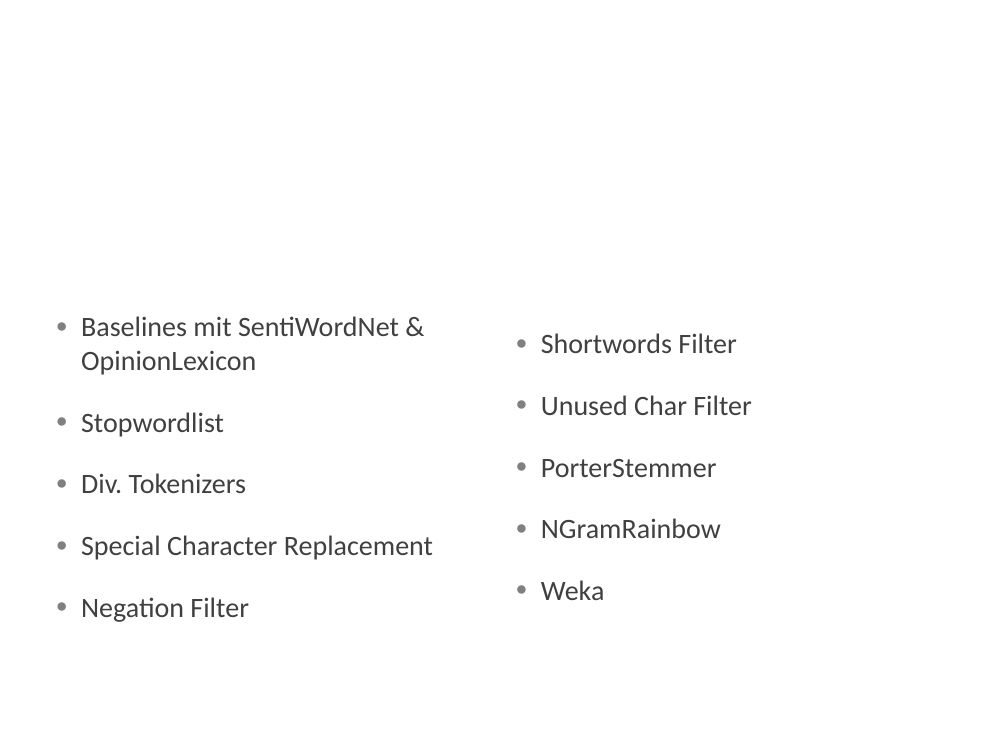
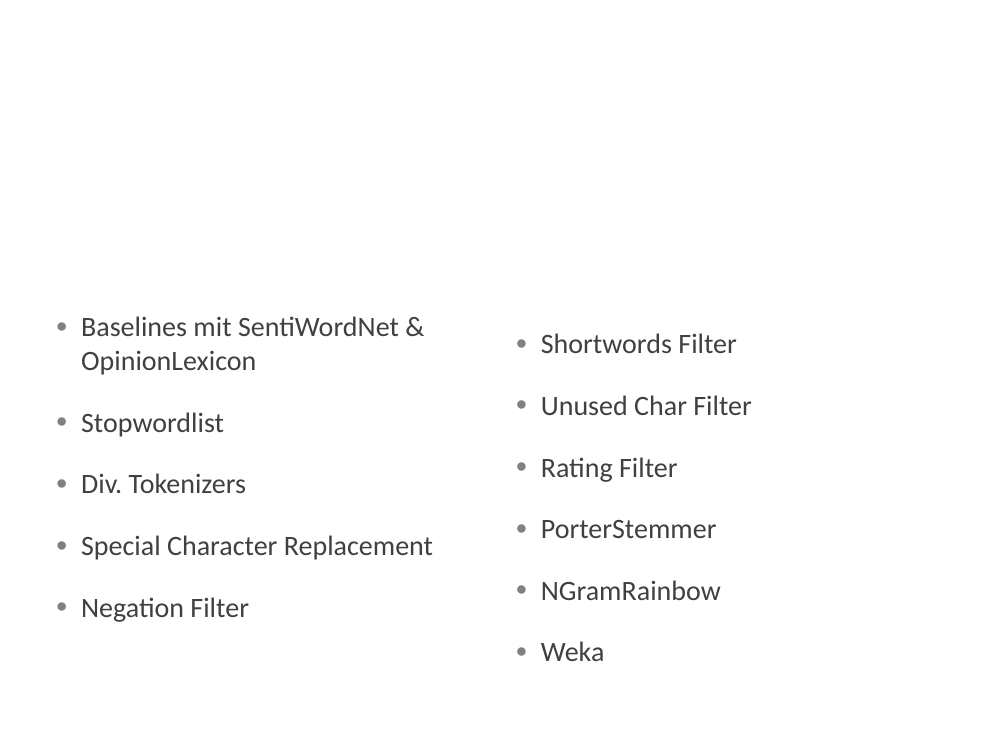
Before and after one commit to janscheidegger/ch.bfh.bti7535.w2017.kiwi, a slide deck: slide 2 of doc/slides.pptx. Drawn at 1008x756 pixels with LibreOffice and Linux fonts; fonts in the diff are those of the drawing; background and template pictures are left out. Boxes give left, top, right and bottom in pixels: in the first picture for what was removed or moved away, otherwise in the second. Text is boxed around its words. In the diff, an @@ line names an element or a change of style, - is before the commit and + after.

Commit message:
updated

```diff
--- a/doc/slides.pptx
+++ b/doc/slides.pptx
@@ text at <box>541,457,678,482</box>: paragraph added @@
+● Rating Filter
```
Also in this commit, not shown: 1 slide removed.
